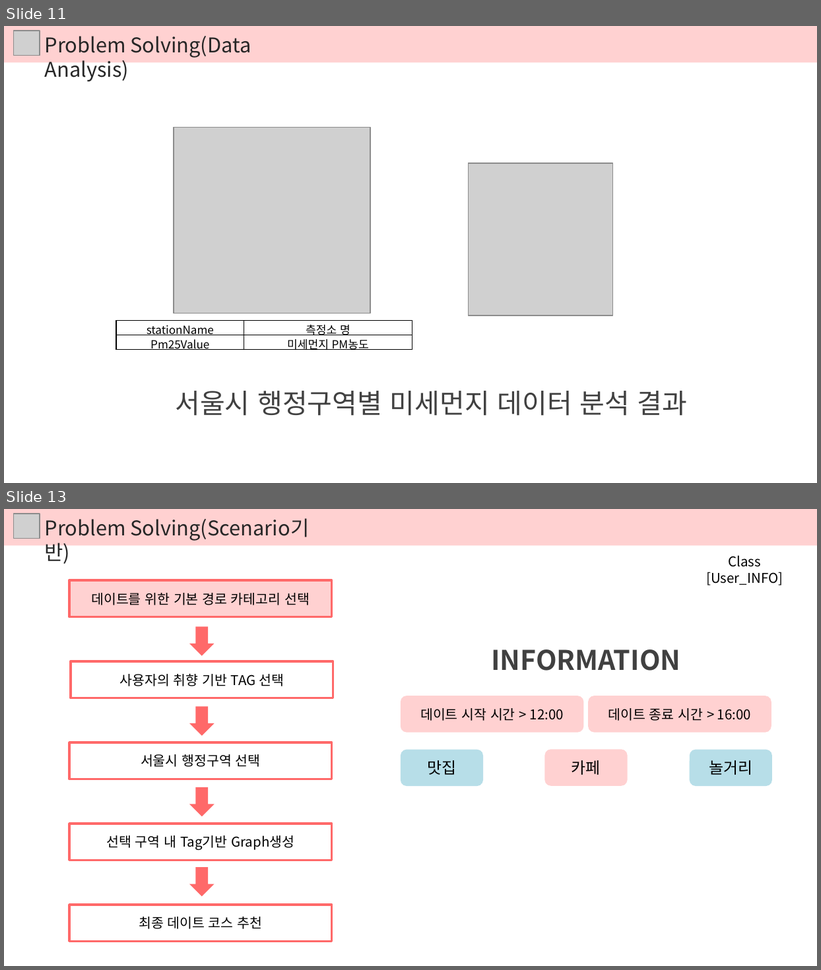
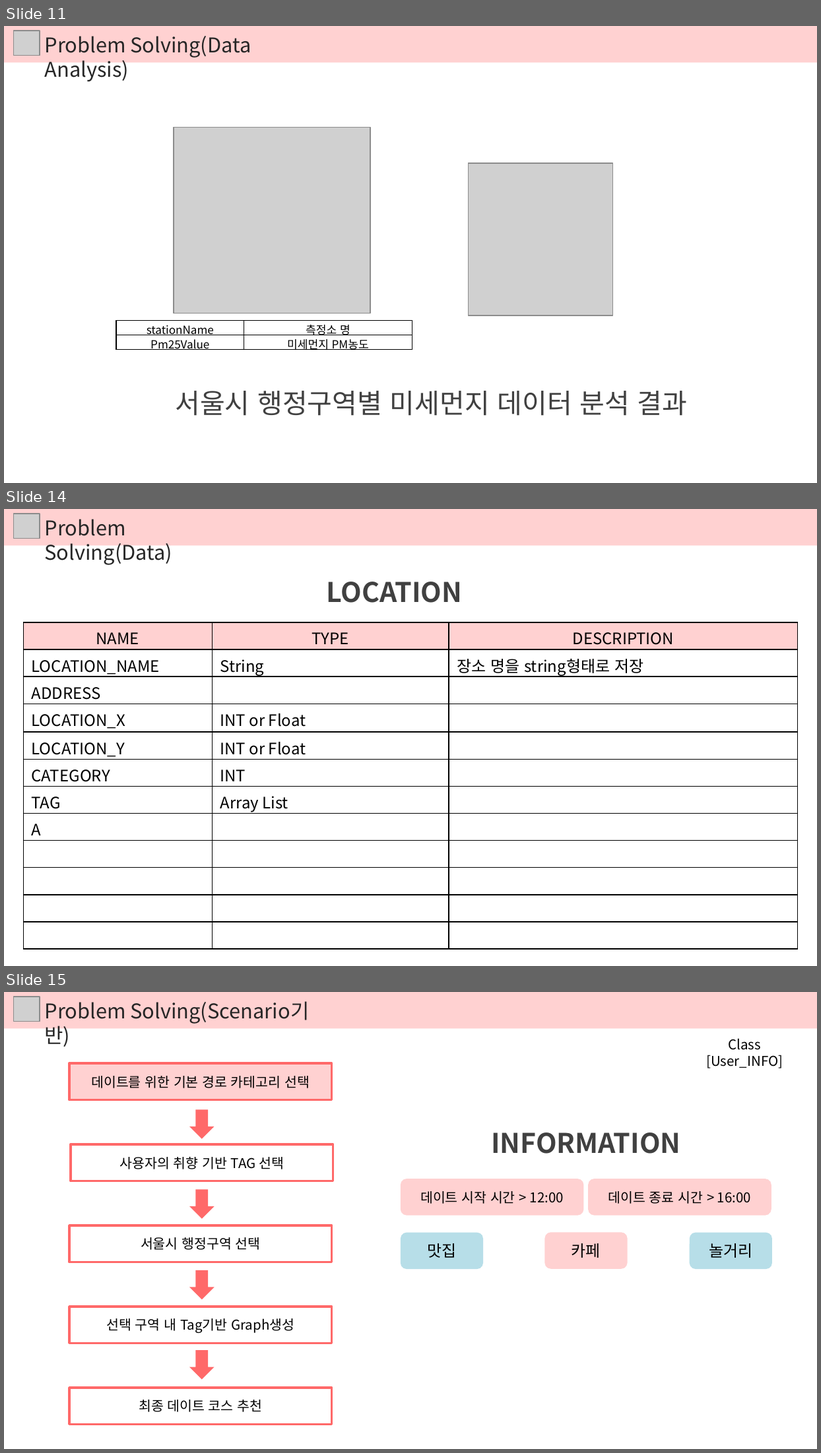
Before and after one commit to DokyeongKwon/DataStructureDesign-2018-2, a slide deck: 02. Problem Solving/서울 데이트 코스 추천 Problem Solving.pptx. Shown one above the other, each under a label of ours: slides 11 and 13 before the commit, slides 11, 14 and 15 after it; the slides between them are not shown. The pictures are 821x970 and 821x1453 pixels, drawn with LibreOffice and Linux fonts; fonts in the diff are those of the drawing; grey boxes stand for pictures. Boxes give left, top, right and bottom in pixels: in the first picture for what was removed or moved away, otherwise in the second. Text is boxed around its words. In the diff, an @@ line names an element or a change of style, - is before the commit and + after.

Commit message:
Problem Solving_Ver1.2
수정중!

```diff
--- a/02. Problem Solving/서울 데이트 코스 추천 Problem Solving.pptx
+++ b/02. Problem Solving/서울 데이트 코스 추천 Problem Solving.pptx
@@ slide 14 added at box(4, 509, 817, 966), background #FFFFFF @@
@@ rectangle added at box(4, 509, 817, 545), fill #FFD1D1 @@
@@ picture added at box(14, 514, 40, 539) @@
@@ text added at box(45, 519, 172, 565), 18 pt, text #262626 @@
+Problem Solving(Data)
@@ text added at box(327, 582, 463, 603), 24 pt, text #404040, bold @@
+LOCATION
@@ table added at box(24, 623, 797, 949), 12 rows, 3 columns @@
+NAME | TYPE | DESCRIPTION
+LOCATION_NAME | String | 장소 명을 string형태로 저장
+ADDRESS |  | 
+LOCATION_X | INT or Float | 
+LOCATION_Y | INT or Float | 
+CATEGORY | INT | 
+TAG | Array List | 
+A |  | 
+ |  | 
+ |  | 
+ |  | 
+ |  | 
@@ what was slide 13 is now slide 15 @@
```
Also in this commit, not shown: 3 slides changed, 4 other slides added.
